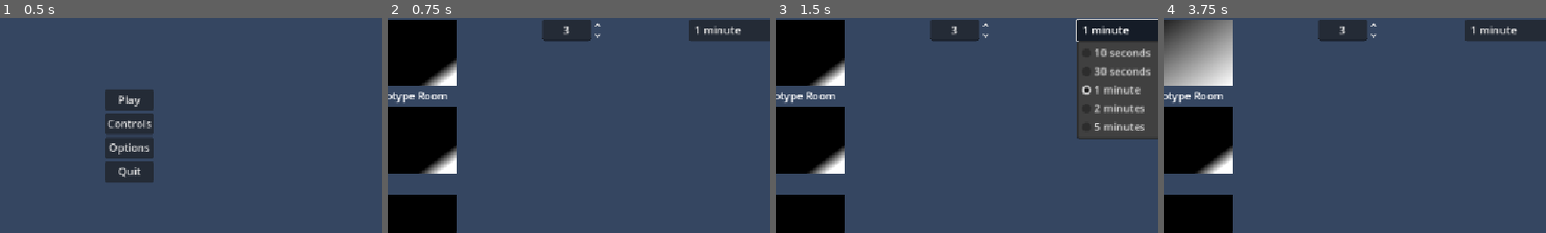
Above: before the commit, frames 1-4 (left to right).
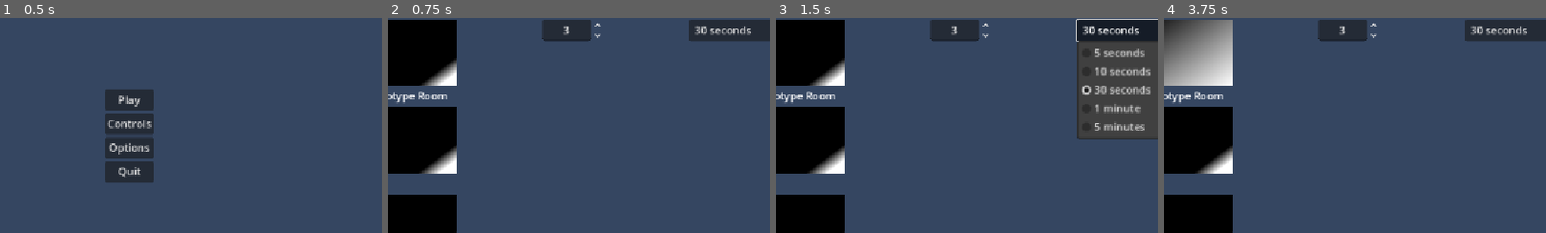
Above: after the commit, the same moments.

Repository: LucyThePirate/STL-Gamedev-Spring-Game-Jam-2025
Game: Godot game, scene res://Scenes/main_menu.tscn
Same seed, same stepped clock (60 frames per second), same inputs: the game is played once before the commit and once after it. The engine's default icon, where the game draws it, is replaced by a stand-in: a white triangle on a blue panel in a dark square.
Inputs (mouse positions are % of the whole screen's width and height, from its top left):
- Up to frame 1 (0.5 s): no input
- Up to frame 2 (0.75 s): click "Play" at 0.5 s
- Up to frame 3 (1.5 s): click "1 minute" (after the commit: "30 seconds") at 1.25 s
- Up to frame 4 (3.75 s): click "Start" at 2 s; click "Start" at 2.75 s; click (36, 31) at 3.5 s
The pictures show only the part of the screen within x 33-83%, y 23-73%; the shares and areas given below are measured in that part.

Frame 1 is identical in both runs. In frame 2, 0.4% of the frame differs, in the area x 80-95%, y 3-8%; in frame 3, 1.2%, in the area x 80-98%, y 3-45%; in frame 4, 0.4%.

Commit message:
Added working game manager

Diff:
--- a/new-game-project/Scenes/game_manager.tscn
+++ b/new-game-project/Scenes/game_manager.tscn
@@ -7,10 +7,6 @@
 [node name="GameManager" type="Node2D"]
 script = ExtResource("1_oj352")
 
-[node name="Player 1" parent="." instance=ExtResource("2_e5fcp")]
-
-[node name="Player 2" parent="." instance=ExtResource("2_e5fcp")]
-
 [node name="Camera2D" parent="." instance=ExtResource("3_sq00h")]
 position = Vector2(576, 324)
 zoom = Vector2(1.09, 1.09)
@@ -18,5 +14,70 @@
 [node name="RoundTimer" type="Timer" parent="."]
 
 [node name="CountdownTimer" type="Timer" parent="."]
+wait_time = 3.0
+one_shot = true
+
+[node name="UI" type="Control" parent="."]
+z_index = 3
+layout_mode = 3
+anchors_preset = 15
+anchor_right = 1.0
+anchor_bottom = 1.0
+grow_horizontal = 2
+grow_vertical = 2
+
+[node name="HBoxContainer" type="HBoxContainer" parent="UI"]
+layout_mode = 1
+anchors_preset = 5
+anchor_left = 0.5
+anchor_right = 0.5
+offset_left = 500.0
+offset_top = 53.695
+offset_right = 648.0
+offset_bottom = 76.695
+grow_horizontal = 2
+pivot_offset = Vector2(74, 0)
+metadata/_edit_use_anchors_ = true
+
+[node name="RoundNumberLabel" type="Label" parent="UI/HBoxContainer"]
+layout_mode = 2
+theme_override_font_sizes/font_size = 20
+text = "Round: "
+horizontal_alignment = 1
+vertical_alignment = 1
+
+[node name="MarginContainer" type="MarginContainer" parent="UI/HBoxContainer"]
+layout_mode = 2
+size_flags_horizontal = 3
+size_flags_stretch_ratio = 7.71
+
+[node name="TimeLeftLabel" type="Label" parent="UI/HBoxContainer"]
+layout_mode = 2
+theme_override_font_sizes/font_size = 20
+text = "Time Left: "
+horizontal_alignment = 1
+vertical_alignment = 1
+
+[node name="Player 1" parent="." instance=ExtResource("2_e5fcp")]
+
+[node name="Player 2" parent="." instance=ExtResource("2_e5fcp")]
+player_id = 2
+
+[node name="CanvasLayer" type="CanvasLayer" parent="."]
+
+[node name="CenterContainer" type="CenterContainer" parent="CanvasLayer"]
+anchors_preset = 15
+anchor_right = 1.0
+anchor_bottom = 1.0
+grow_horizontal = 2
+grow_vertical = 2
+size_flags_horizontal = 4
+size_flags_vertical = 4
+
+[node name="CountdownLabel" type="Label" parent="CanvasLayer/CenterContainer"]
+layout_mode = 2
+theme_override_font_sizes/font_size = 40
+text = "5"
 
 [connection signal="tree_entered" from="." to="." method="_on_tree_entered"]
+[connection signal="timeout" from="CountdownTimer" to="." method="_on_countdown_timer_timeout"]
--- a/new-game-project/Scenes/main_menu.tscn
+++ b/new-game-project/Scenes/main_menu.tscn
@@ -1,8 +1,8 @@
 [gd_scene load_steps=16 format=3 uid="uid://b0p5grjmpkj1u"]
 
 [ext_resource type="Script" uid="uid://dlb044x67s2cb" path="res://Scripts/main_menu.gd" id="1_28flt"]
-[ext_resource type="PackedScene" uid="uid://ds4qmjjl75eu3" path="res://Scenes/main.tscn" id="2_48xlc"]
 [ext_resource type="ButtonGroup" uid="uid://cefxtylrijm1c" path="res://Scenes/level_select_buttons.tres" id="3_1ehe0"]
+[ext_resource type="PackedScene" uid="uid://b2dj4v65tlilj" path="res://Scenes/prototype_map.tscn" id="3_ce3w2"]
 [ext_resource type="PackedScene" uid="uid://3k43mtbqb03q" path="res://Scenes/game_manager.tscn" id="4_ce3w2"]
 
 [sub_resource type="Gradient" id="Gradient_ce3w2"]
@@ -61,7 +61,7 @@
 grow_vertical = 2
 script = ExtResource("1_28flt")
 ls_buttons = ExtResource("3_1ehe0")
-first_level = ExtResource("2_48xlc")
+prototype_map = ExtResource("3_ce3w2")
 game_manager = ExtResource("4_ce3w2")
 
 [node name="TempBackground" type="ColorRect" parent="."]
@@ -228,13 +228,13 @@
 size_flags_vertical = 0
 selected = 2
 item_count = 5
-popup/item_0/text = "10 seconds"
+popup/item_0/text = "5 seconds"
 popup/item_0/id = 0
-popup/item_1/text = "30 seconds"
+popup/item_1/text = "10 seconds"
 popup/item_1/id = 1
-popup/item_2/text = "1 minute"
+popup/item_2/text = "30 seconds"
 popup/item_2/id = 2
-popup/item_3/text = "2 minutes"
+popup/item_3/text = "1 minute"
 popup/item_3/id = 3
 popup/item_4/text = "5 minutes"
 popup/item_4/id = 4
--- a/new-game-project/Scenes/prototype_map.tscn
+++ b/new-game-project/Scenes/prototype_map.tscn
@@ -5,6 +5,7 @@
 [node name="PrototypeMap" type="Node2D"]
 
 [node name="FloorColor" type="ColorRect" parent="."]
+z_index = -2
 anchors_preset = 8
 anchor_left = 0.5
 anchor_top = 0.5
--- a/new-game-project/Scripts/game_manager.gd
+++ b/new-game-project/Scripts/game_manager.gd
@@ -3,7 +3,15 @@
 
 @export var map: PackedScene
 @onready var round_timer: Timer = $RoundTimer
-@onready var countdown_timer: Timer = $CountdownTimer
+
+@onready var initial_countdown_timer: Timer = $CountdownTimer
+@onready var initial_countdown_label: Label = $CanvasLayer/CenterContainer/CountdownLabel
+
+@onready var round_number_label: Label = $UI/HBoxContainer/RoundNumberLabel
+@onready var time_left_label: Label = $UI/HBoxContainer/TimeLeftLabel
+
+@onready var player_1: Player = $"Player 1"
+@onready var player_2: Player = $"Player 2"
 
 var waiting_for_map: bool = true
 var round_length: int
@@ -12,31 +20,62 @@
 var player1_spawn_pos: Vector2
 var player2_spawn_pos: Vector2
 
+var is_counting_down: bool = false
+var is_round_running: bool = true
+
+
+func _ready() -> void:
+	await get_tree().create_timer(1).timeout
+	start_countdown()
+	print(round_length)
+
 
 func _process(delta: float) -> void:
 	if waiting_for_map and Globals.selected_map:
 		waiting_for_map = false
 		setup_game()
 
+	initial_countdown_label.text = String.num(initial_countdown_timer.time_left, 0)
+	time_left_label.text = "Time remaining: " + String.num(round_timer.time_left, 0)
+	round_number_label.text = "Round: " + String.num(num_of_rounds, 0)
 
-func _ready() -> void:
-	pass
+
+#LOAD IN ASSETS
 
 
 func setup_game():
 	map = Globals.selected_map
 	num_of_rounds = Globals.selected_num_of_rounds
 	round_length = Globals.selected_round_length
+
+	setup_round_timer()
 	call_deferred("load_map")
 
 
 func load_map():
 	var current_map = map.instantiate()
 	get_tree().current_scene.add_child(current_map)
+	player1_spawn_pos = current_map.get_node("Player1Spawn").global_position
+	player2_spawn_pos = current_map.get_node("Player2Spawn").global_position
+	spawn_players()
 
 
-func start_round():
-	pass
+func spawn_players():
+	player_1.global_position = player1_spawn_pos
+	player_2.global_position = player2_spawn_pos
+
+
+#SETUP TIMERS
+func setup_round_timer():
+	round_timer.wait_time = round_length
+
+
+func start_countdown():
+	initial_countdown_timer.start()
+	is_counting_down = true
+
+
+#END ROUND
 
 
 func end_round():
@@ -45,3 +84,9 @@
 
 func end_game():
 	pass
+
+
+func _on_countdown_timer_timeout() -> void:
+	initial_countdown_label.hide()
+	round_timer.start()
+	is_round_running = true
--- a/new-game-project/Scripts/main_menu.gd
+++ b/new-game-project/Scripts/main_menu.gd
@@ -1,7 +1,7 @@
 extends Control
 
 @export var ls_buttons: Resource
-@export var first_level: PackedScene
+@export var prototype_map: PackedScene
 @export var game_manager: PackedScene
 
 @onready var main_menu: Control = $MainMenu
@@ -25,11 +25,11 @@
 	main_menu.show()
 	level_select.hide()
 	controls.hide()
-	level_1_button.set_meta("level_path", first_level)
-	round_length_selector.set_item_metadata(0, 10)
-	round_length_selector.set_item_metadata(1, 30)
-	round_length_selector.set_item_metadata(2, 60)
-	round_length_selector.set_item_metadata(3, 120)
+	level_1_button.set_meta("level_path", prototype_map)
+	round_length_selector.set_item_metadata(0, 5)
+	round_length_selector.set_item_metadata(1, 10)
+	round_length_selector.set_item_metadata(2, 30)
+	round_length_selector.set_item_metadata(3, 60)
 	round_length_selector.set_item_metadata(4, 300)
 	#level 2 meta
 	#level 3 meta
@@ -77,7 +77,7 @@
 
 
 func _on_round_length_selector_item_selected(index: int) -> void:
-	selected_round_length = index
+	selected_round_length = round_length_selector.get_item_metadata(index)
 
 
 func _on_spin_box_value_changed(value: float) -> void:
